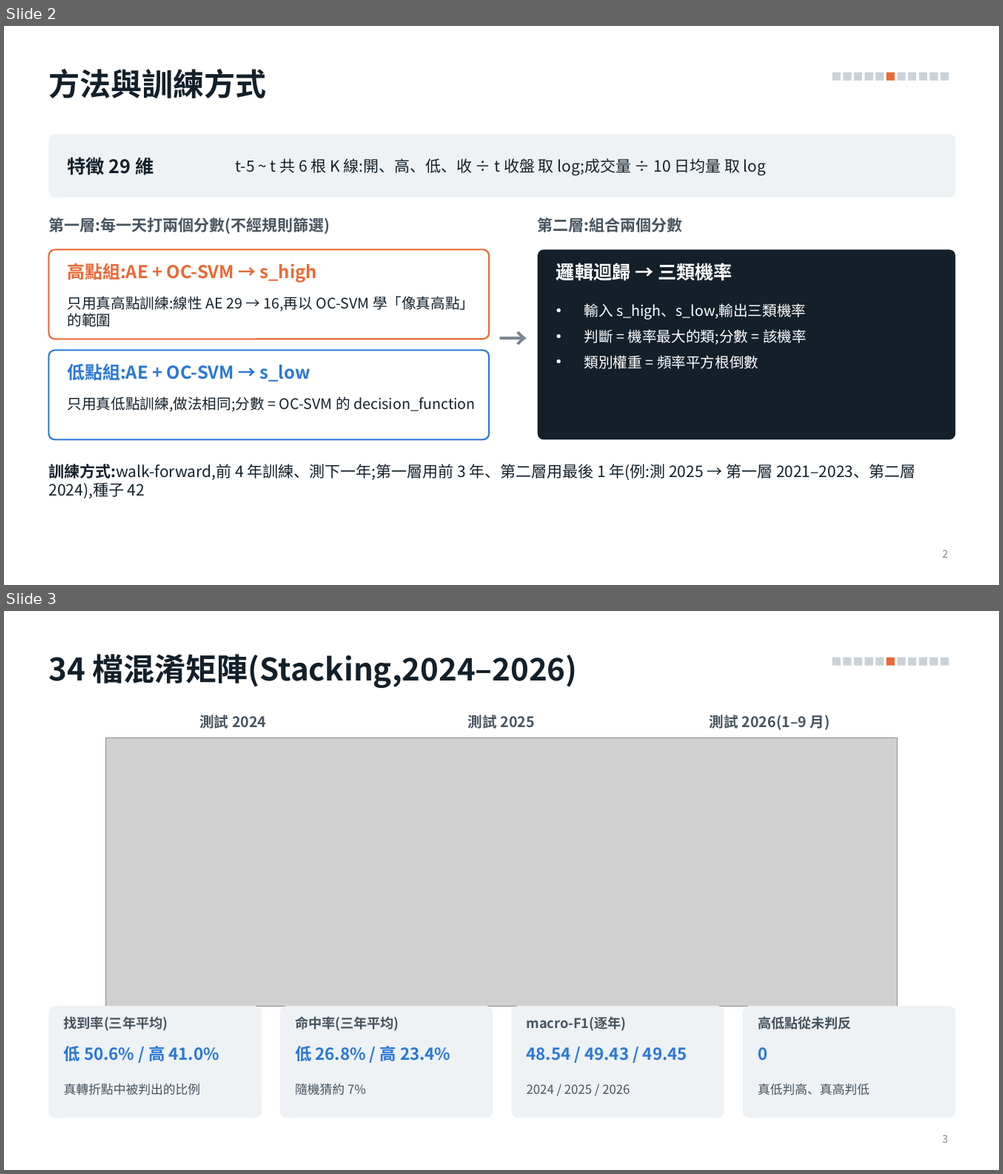
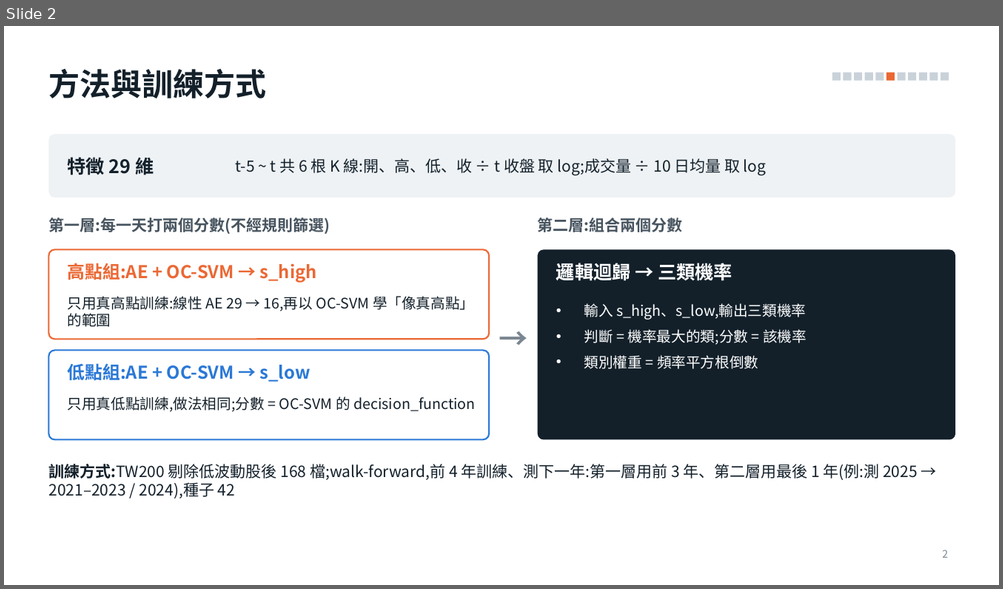
Before and after one commit to alextixu/fcukproject, a slide deck: method_kline_peak/report/kline_peak_report.pptx. Shown one above the other, each under a label of ours: slides 2 and 3 before the commit, slide 2 after it. The pictures are 1003x1174 and 1003x589 pixels, drawn with LibreOffice and Linux fonts; fonts in the diff are those of the drawing; grey boxes stand for pictures. Boxes give left, top, right and bottom in pixels: in the first picture for what was removed or moved away, otherwise in the second. Text is boxed around its words. In the diff, an @@ line names an element or a change of style, - is before the commit and + after.

```diff
--- a/method_kline_peak/report/kline_peak_report.pptx
+++ b/method_kline_peak/report/kline_peak_report.pptx
@@ slide 3 removed at [4, 611, 999, 1170], background #FFFFFF; not listed: 11 template elements that a slide beside it also shows @@
@@ title removed at [48, 654, 578, 689] @@
-34 檔混淆矩陣(Stacking,2024–2026)
@@ text removed at [199, 715, 266, 729] @@
-測試 2024
@@ text removed at [468, 715, 535, 729] @@
-測試 2025
@@ text removed at [709, 715, 830, 730] @@
-測試 2026(1–9 月)
@@ picture removed at [106, 738, 897, 1006] @@
@@ rounded rectangle removed at [48, 1006, 262, 1119] @@
@@ rounded rectangle removed at [280, 1006, 492, 1119] @@
@@ rounded rectangle removed at [512, 1006, 724, 1119] @@
@@ rounded rectangle removed at [743, 1006, 956, 1119] @@
@@ text removed at [64, 1017, 168, 1031] @@
-找到率(三年平均)
@@ text removed at [295, 1017, 399, 1031] @@
-命中率(三年平均)
@@ text removed at [526, 1017, 626, 1031] @@
-macro-F1(逐年)
@@ text removed at [757, 1017, 851, 1030] @@
-高低點從未判反
@@ text removed at [64, 1046, 219, 1062] @@
-低 50.6% / 高 41.0%
@@ text removed at [295, 1046, 450, 1062] @@
-低 26.8% / 高 23.4%
@@ text removed at [526, 1048, 687, 1061] @@
-48.54 / 49.43 / 49.45
@@ text removed at [757, 1048, 767, 1061] @@
-0
@@ text removed at [64, 1084, 201, 1096] @@
-真轉折點中被判出的比例
@@ text removed at [295, 1084, 366, 1096] @@
-隨機猜約 7%
@@ text removed at [526, 1085, 629, 1094] @@
-2024 / 2025 / 2026
@@ text removed at [757, 1084, 869, 1096] @@
-真低判高、真高判低
@@ page number removed at [942, 1135, 948, 1143] @@
-3
@@ slide 2 changed as well @@
@@ text at [48, 464, 917, 499]: text changed @@
-訓練方式:walk-forward,前 4 年訓練、測下一年;第一層用前 3 年、第二層用最後 1 年(例:測 2025 → 第一層 2021–2023、第二層 2024),種子 42
+訓練方式:TW200 剔除低波動股後 168 檔;walk-forward,前 4 年訓練、測下一年:第一層用前 3 年、第二層用最後 1 年(例:測 2025 → 2021–2023 / 2024),種子 42
```
Also in this commit, not shown: 2 other slides changed, 3 slides added, 8 other slides removed, 3 other files.
